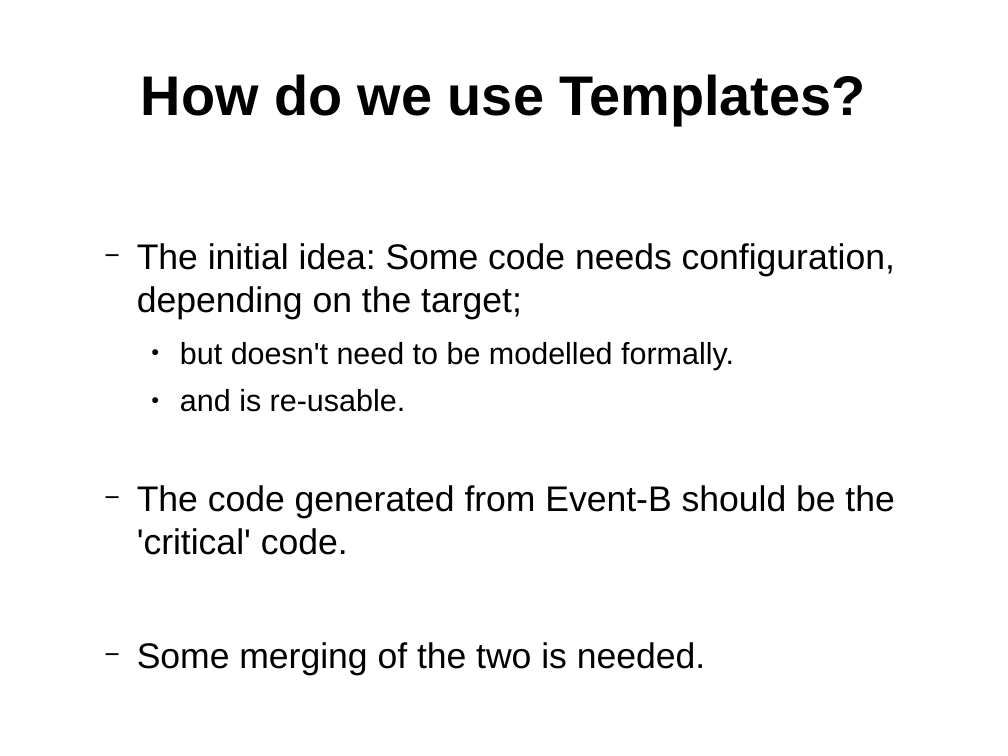
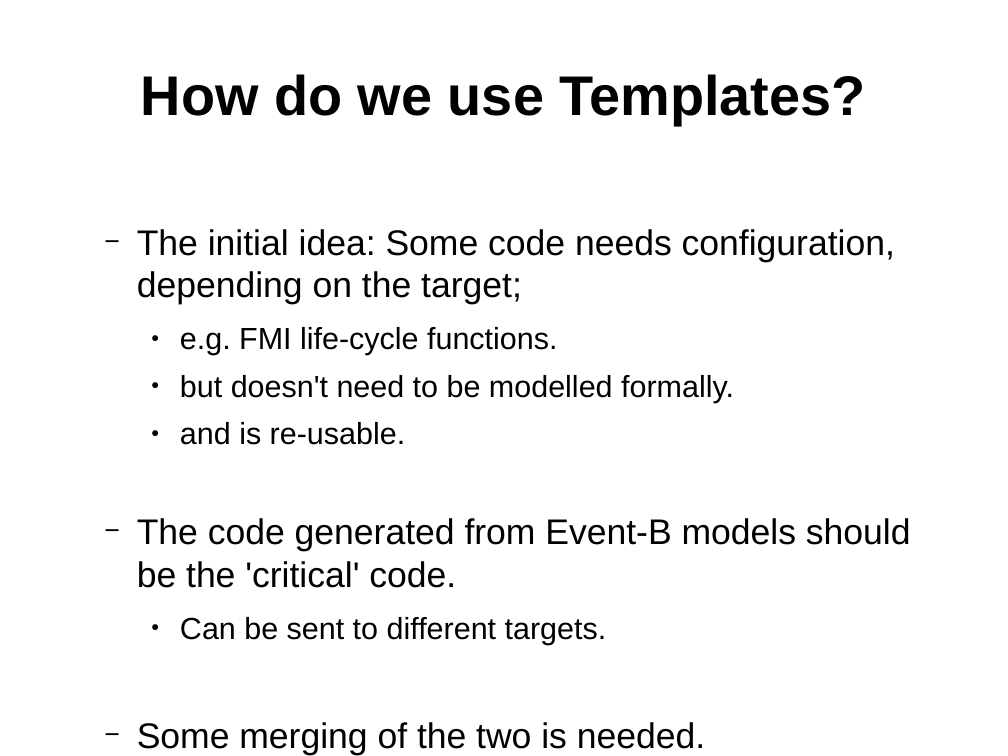
Before and after one commit to weetmuts/rodin-b-sharp-iUML_B_Utils, a slide deck: slide 6 of work/store/Writing/InterfaceTemplatesPaper(acceptedABZ2014)/presentation/templates.odp (slide 2 before the commit). Drawn at 1008x756 pixels with LibreOffice and Linux fonts; fonts in the diff are those of the drawing. Boxes give left, top, right and bottom in pixels: in the first picture for what was removed or moved away, otherwise in the second. Text is boxed around its words. In the diff, an @@ line names an element or a change of style, - is before the commit and + after.

```diff
--- a/work/store/Writing/InterfaceTemplatesPaper(acceptedABZ2014)/presentation/templates.odp
+++ b/work/store/Writing/InterfaceTemplatesPaper(acceptedABZ2014)/presentation/templates.odp
@@ text "The initial idea: Some code ...": place and size @@
-text "The initial idea: Some code ..." at [137, 243, 895, 675]
+text "The initial idea: Some code ..." at [137, 229, 911, 756]
@@ text at [180, 327, 557, 355]: paragraph added @@
+    ● e.g. FMI life-cycle functions.
@@ text at [137, 518, 911, 645]: text changed @@
-  − The code generated from Event-B should be the 'critical' code.
+  − The code generated from Event-B models should be the 'critical' code.
+    ● Can be sent to different targets.
```
Also in this commit, not shown: 1 other slide changed, 11 slides added, 1 slide removed, 11 other files.
